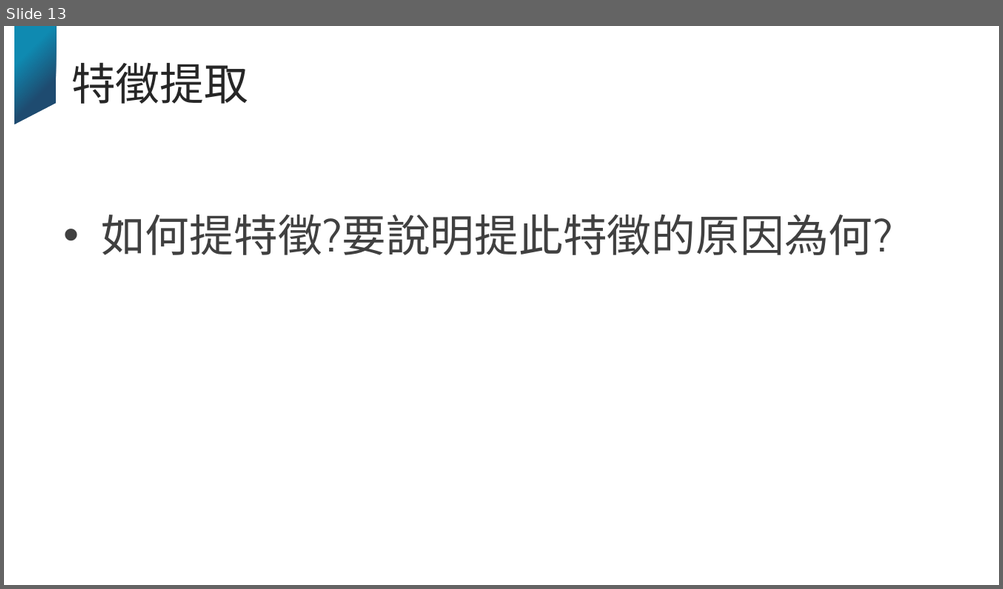
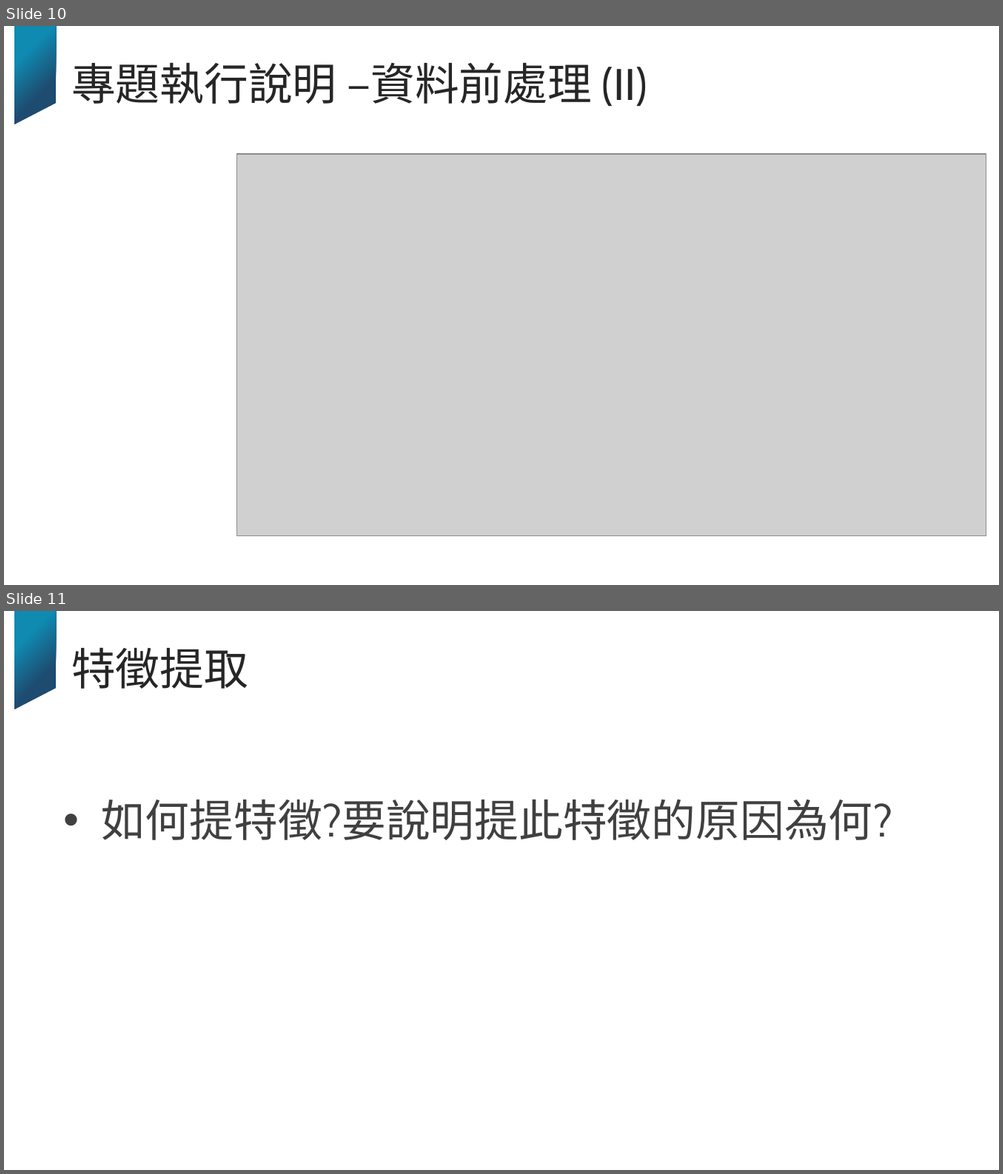
Before and after one commit to JoyLiii/temp, a slide deck: 學以致用_tarmap判讀與預警.pptx. Shown one above the other, each under a label of ours: slide 13 before the commit, slides 10 and 11 after it. The pictures are 1003x589 and 1003x1174 pixels, drawn with LibreOffice and Linux fonts; fonts in the diff are those of the drawing; grey boxes stand for pictures; background and template pictures are left out. Boxes give left, top, right and bottom in pixels: in the first picture for what was removed or moved away, otherwise in the second. Text is boxed around its words. In the diff, an @@ line names an element or a change of style, - is before the commit and + after.

```diff
--- a/學以致用_tarmap判讀與預警.pptx
+++ b/學以致用_tarmap判讀與預警.pptx
@@ slide 10 added at (4,26,999,585), background #FFFFFF; not listed: 1 template element that a slide beside it also shows @@
@@ title added at (71,62,648,106), 32 pt, text #262626 @@
+專題執行說明 –資料前處理 (II)
@@ picture added at (236,154,986,536) @@
@@ what was slide 13 is now slide 11 @@
```
Also in this commit, not shown: 4 slides changed, 3 other slides added, 6 slides removed, 1 other file.
